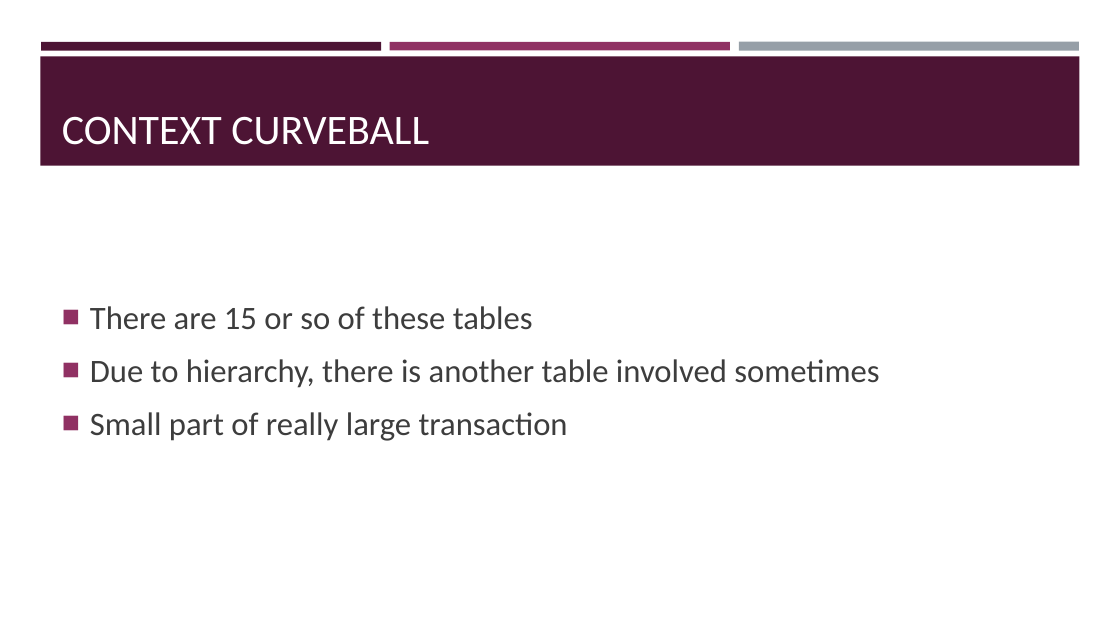
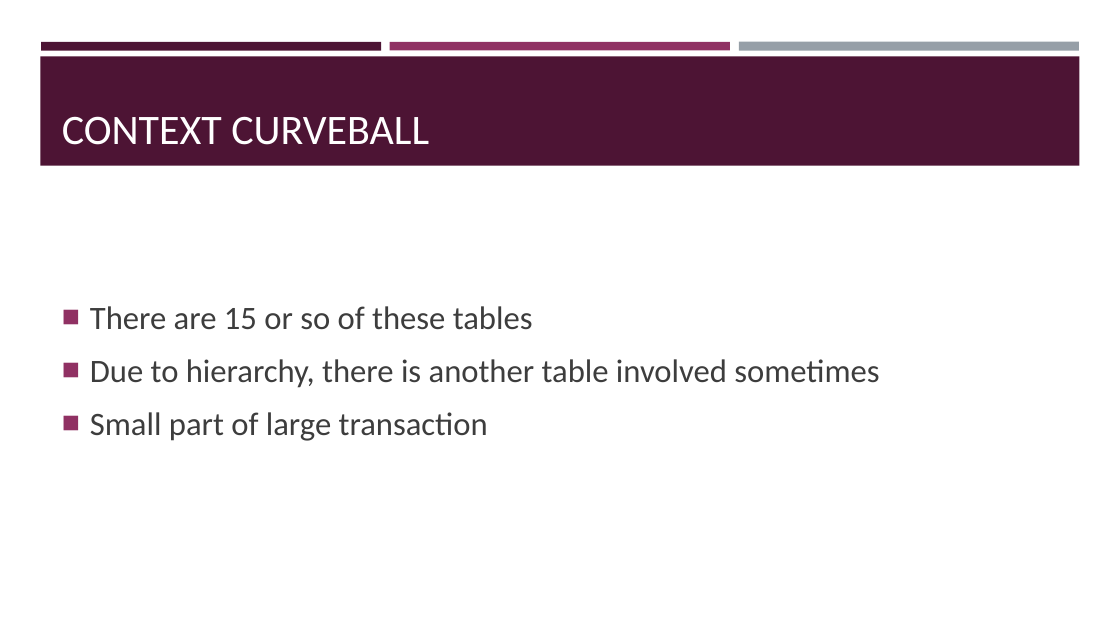
Before and after one commit to zaudtke/Presentations, a slide deck: slide 12 of embracesql/empbracesql.pptx (slide 11 before the commit). Drawn at 1120x630 pixels with LibreOffice and Linux fonts; fonts in the diff are those of the drawing. Boxes give left, top, right and bottom in pixels: in the first picture for what was removed or moved away, otherwise in the second. Text is boxed around its words. In the diff, an @@ line names an element or a change of style, - is before the commit and + after.

```diff
--- a/embracesql/empbracesql.pptx
+++ b/embracesql/empbracesql.pptx
@@ text at box(90, 412, 488, 441): text changed @@
-■ Small part of really large transaction
+■ Small part of large transaction
```
Also in this commit, not shown: 15 other slides changed, 6 slides added, 1 slide removed, 1 other file.
